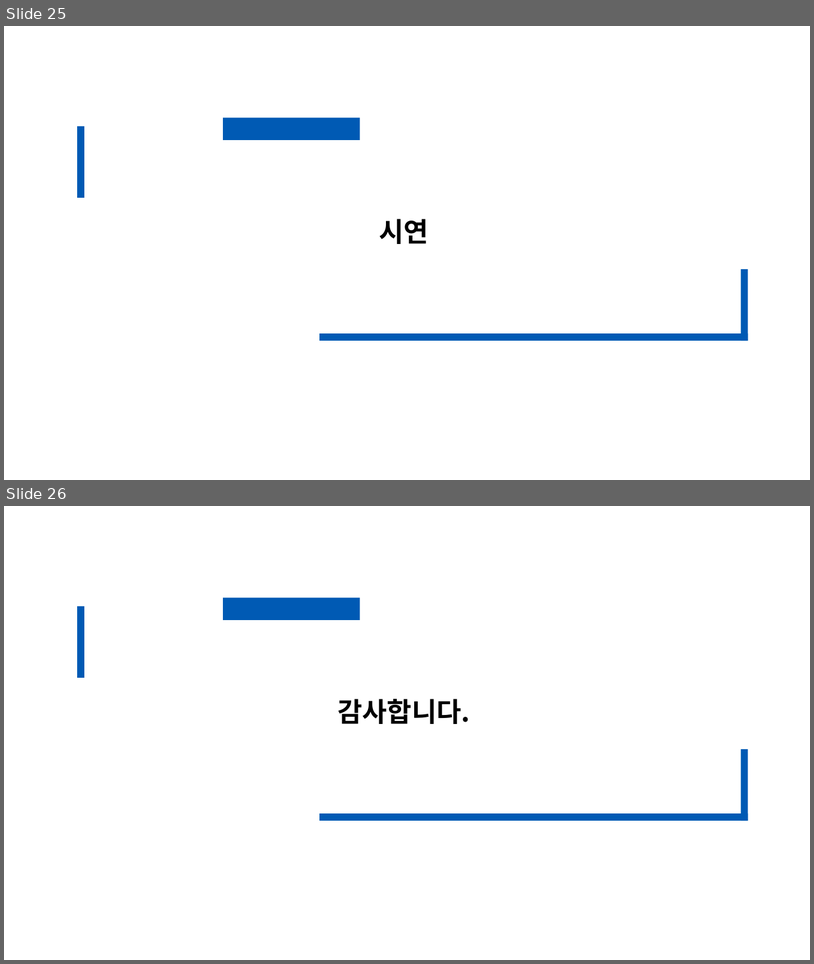
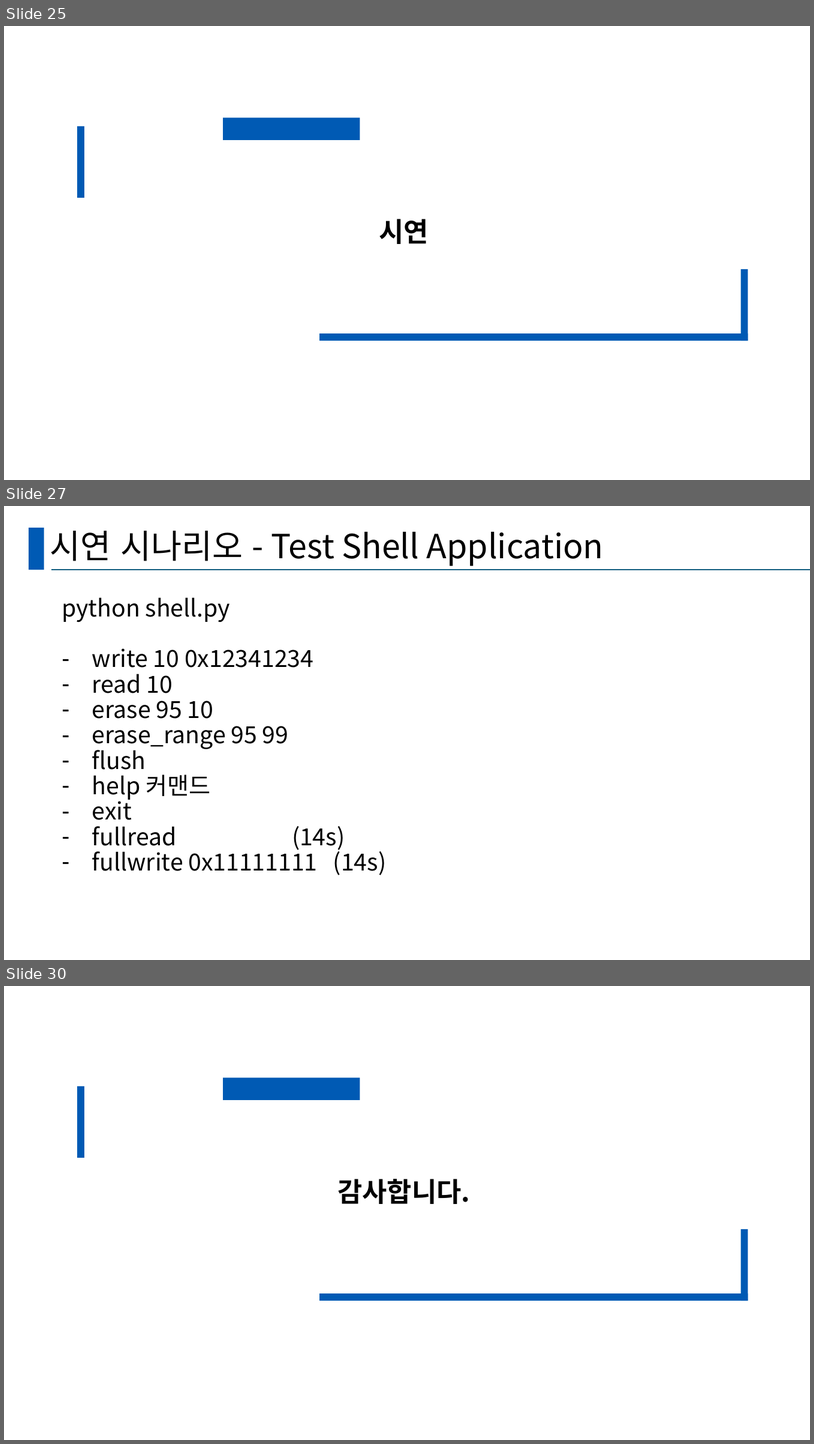
Before and after one commit to YuhyeokJo/CodeClinic-SSD-Project, a slide deck: Code Clinic.pptx. Shown one above the other, each under a label of ours: slides 25 and 26 before the commit, slides 25, 27 and 30 after it; the slides between them are not shown. The pictures are 814x964 and 814x1444 pixels, drawn with LibreOffice and Linux fonts; fonts in the diff are those of the drawing. Boxes give left, top, right and bottom in pixels: in the first picture for what was removed or moved away, otherwise in the second. Text is boxed around its words. In the diff, an @@ line names an element or a change of style, - is before the commit and + after.

```diff
--- a/Code Clinic.pptx
+++ b/Code Clinic.pptx
@@ slide 27 added at bbox=[4, 506, 810, 960], background #FFFFFF @@
@@ rectangle added at bbox=[29, 528, 44, 570], fill #005AB4 @@
@@ title added at bbox=[50, 531, 604, 566], 39.6 pt, text #000000 @@
+시연 시나리오 - Test Shell Application
@@ line added from (52, 570) to (810, 570), #156082 1.5 pt @@
@@ text added at bbox=[62, 597, 386, 875], 28 pt, text #000000 @@
+python shell.py
+– write 10 0x12341234
+– read 10
+– erase 95 10
+– erase_range 95 99
+– flush
+– help 커맨드
+– exit
+– fullread (14s)
+– fullwrite 0x11111111 (14s)
@@ what was slide 26 is now slide 30 @@
```
Also in this commit, not shown: 4 slides changed, 3 other slides added.
